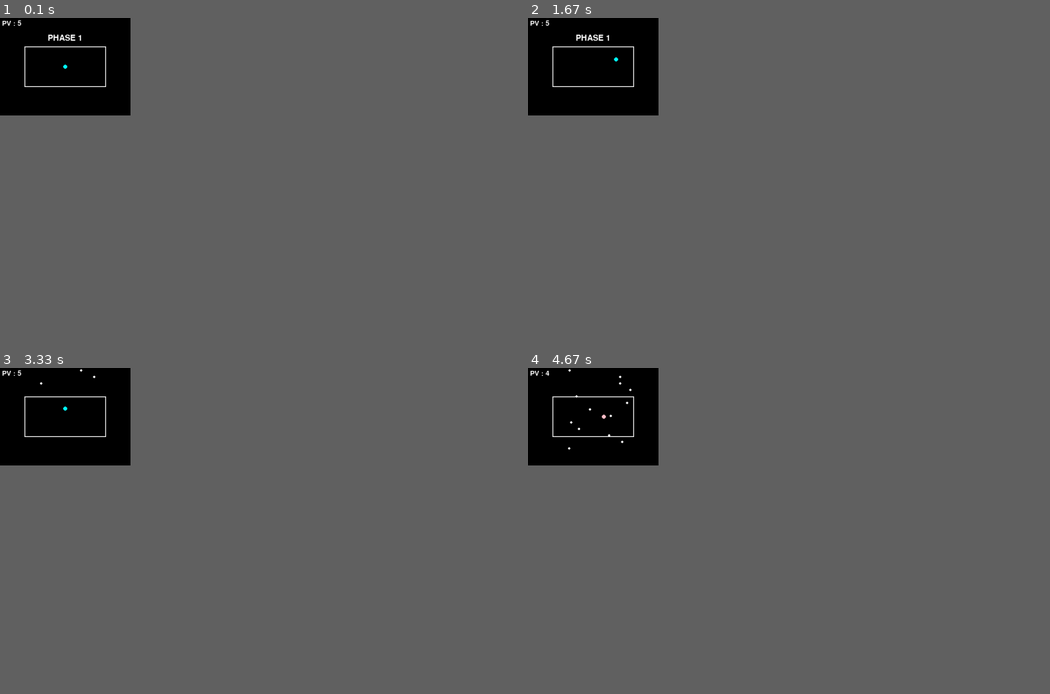
Above: before the commit, frames 1-4 (two rows, left to right).
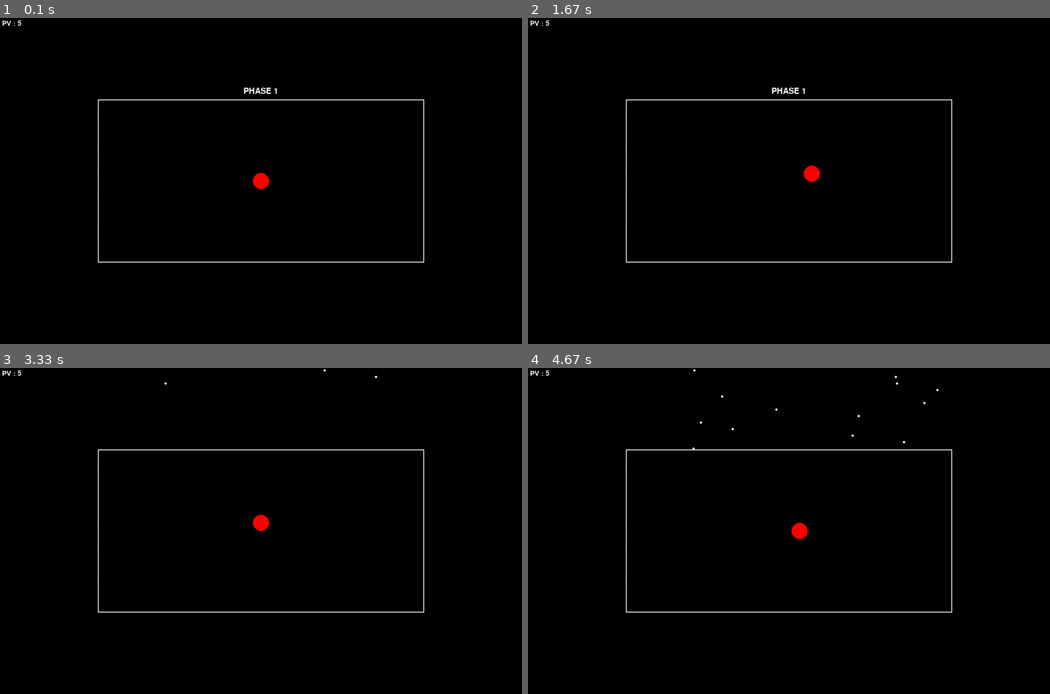
Above: after the commit, the same moments.

Repository: lucasdev30/Pygame
Game: pygame game, started from jv_cours.py
Two runs of this game, one before a commit and one after it. Both use one fixed random seed, a clock stepped at 60 frames per second and the inputs below.
Inputs:
- Up to frame 1 (0.1 s): no input
- Up to frame 2 (1.67 s): hold Right 0.33-0.8 s; hold Up 0.83-1.13 s; hold Right 1.17-1.63 s
- Up to frame 3 (3.33 s): hold Left 1.67-2.2 s; hold Down 2.23-2.53 s; hold Left 2.57-2.97 s; hold Up from 3 s (still down)
- Up to frame 4 (4.67 s): release Up at 3.37 s; hold Right 3.4-4.03 s; hold Down 4.07-4.43 s; hold Left from 4.47 s (still down)
In our replay, the window is 225x168 before the commit and 900x562 after it. These sizes can differ from the game's own. Grey fills any space a smaller window leaves; there, only what the larger window draws over its background counts as a difference.

The runs differ from the first frame. In frame 1, 1.2% of the frame differs, in the area x 4-82%, y 4-76%; in frame 2, 1.2%; in frame 3, 1.1%; in frame 4, 1.2%.

Commit message:
Add size

Diff:
--- a/jv_cours.py
+++ b/jv_cours.py
@@ -4,8 +4,8 @@
 pygame.init()
 
 # fenêtre
-w = 320
-h = 240
+w = 1280
+h = 800
 screen = pygame.display.set_mode((w, h))
 
 #horloge
@@ -29,9 +29,9 @@
         return self.pv <=0
 
     def dessiner(self, screen):
-        color = "cyan"
+        color = "red"
         if(self.cooldown):
-            color = "pink"
+            color = "grey"
         pygame.draw.circle(screen, color, (self.x, self.y), self.r)
 
     def afficher_pv(self, screen):
@@ -71,7 +71,7 @@
             if self.y < cadre.y + cadre.h - self.r - cadre.b:
                 self.y += 1
 
-player = Joueur(w//2, h//2, 5)
+player = Joueur(w//2, h//2, 20)
 
 # variables du cadre
 class Cadre:
@@ -88,8 +88,8 @@
         pygame.draw.rect(screen, "white", (self.x, self.y, self.w, self.h), self.b)
 
 
-w_cadre = 200
-h_cadre = 100
+w_cadre = 800
+h_cadre = 400
 
 cadre = Cadre(w_cadre, h_cadre, w//2 - w_cadre//2, h//2 - h_cadre//2, 2)
 
